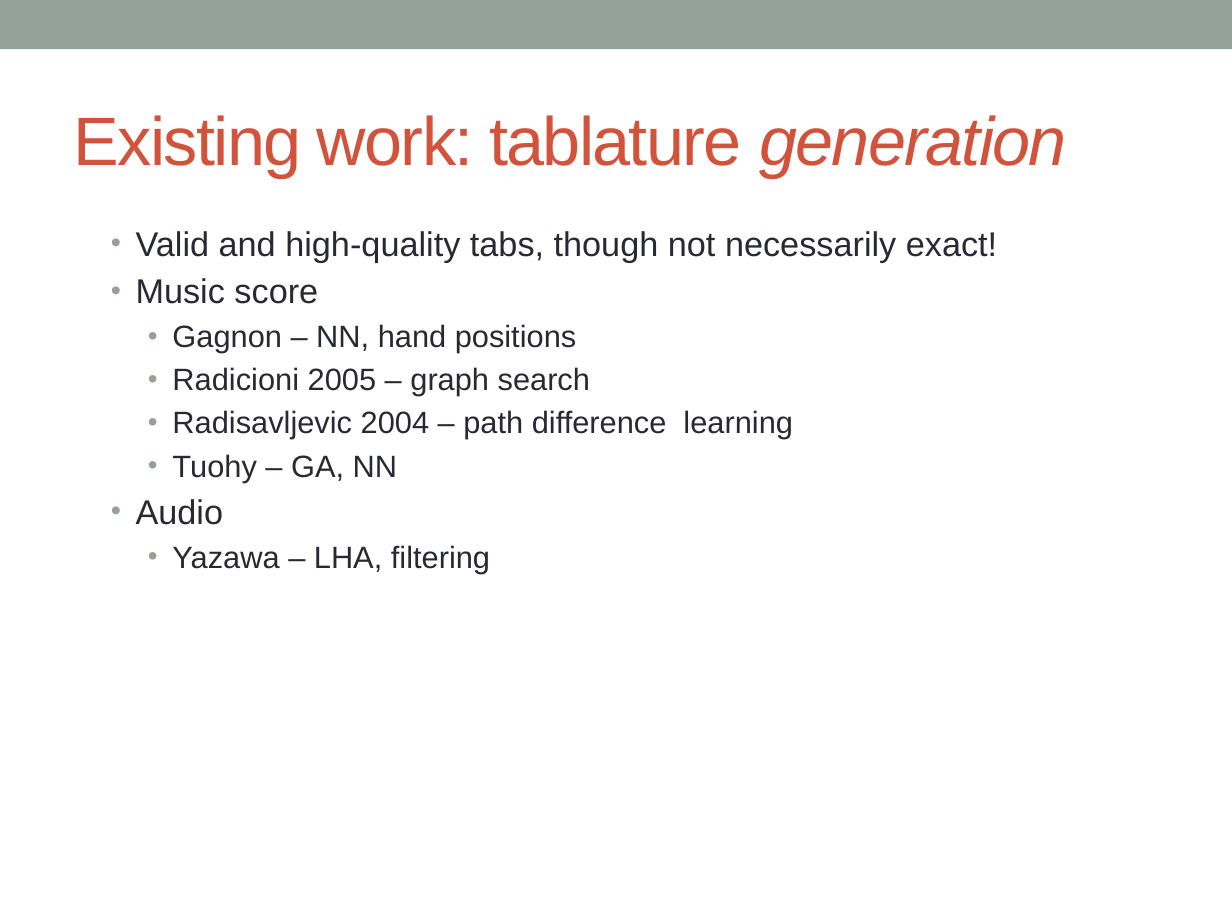
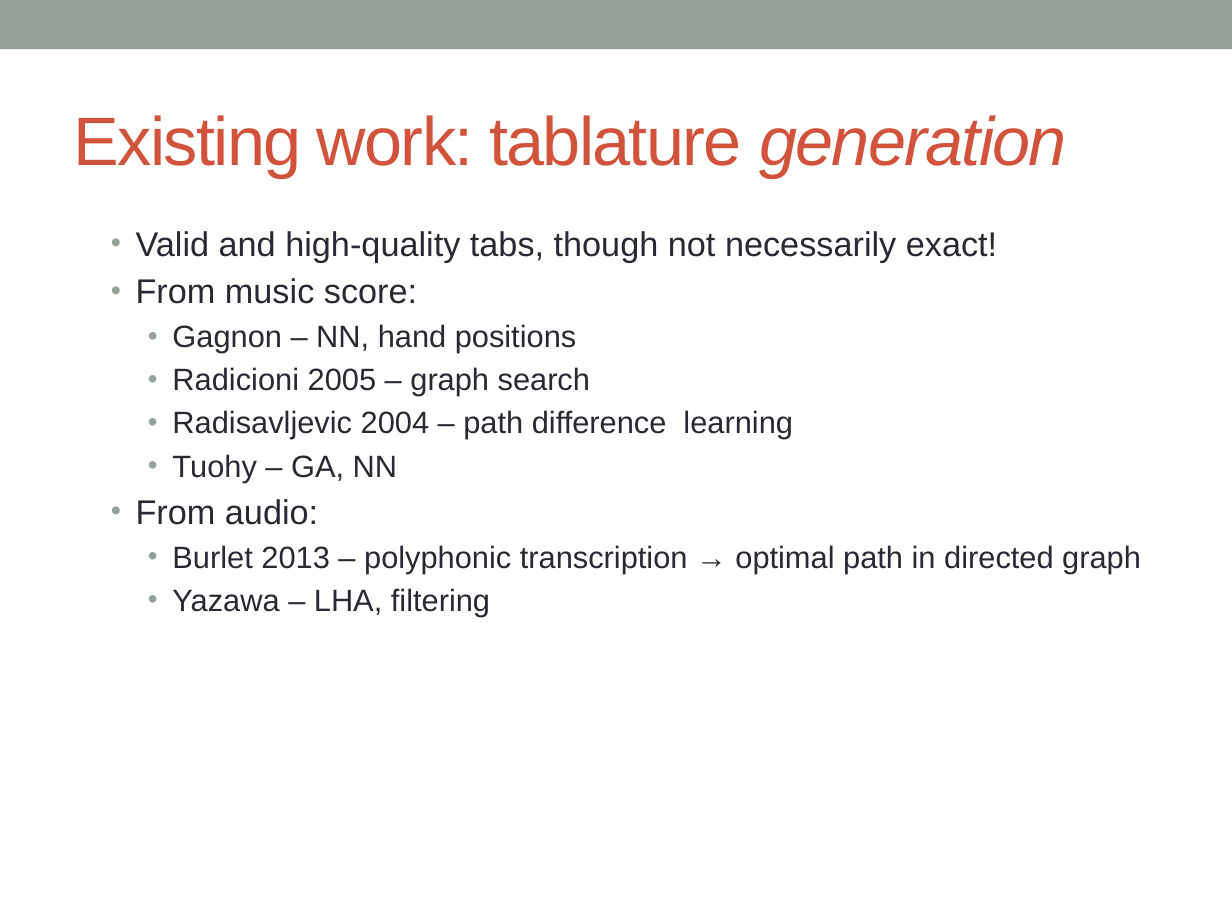
Before and after one commit to jmichel3/ms-thesis, a slide deck: slide 4 of proposal/proposal.pptx. Drawn at 1232x924 pixels with LibreOffice and Linux fonts; fonts in the diff are those of the drawing. Boxes give left, top, right and bottom in pixels: in the first picture for what was removed or moved away, otherwise in the second. Text is boxed around its words. In the diff, an @@ line names an element or a change of style, - is before the commit and + after.

```diff
--- a/proposal/proposal.pptx
+++ b/proposal/proposal.pptx
@@ text at (136,278,417,304): text changed @@
-  • Music score
+  • From music score:
@@ text at (136,499,1141,573): text changed; size 20 to 18 pt @@
-  • Audio
+  • From audio:
+    • Burlet 2013 – polyphonic transcription → optimal path in directed graph
```
Also in this commit, not shown: 2 other slides changed, 1 slide added, 11 other files.
